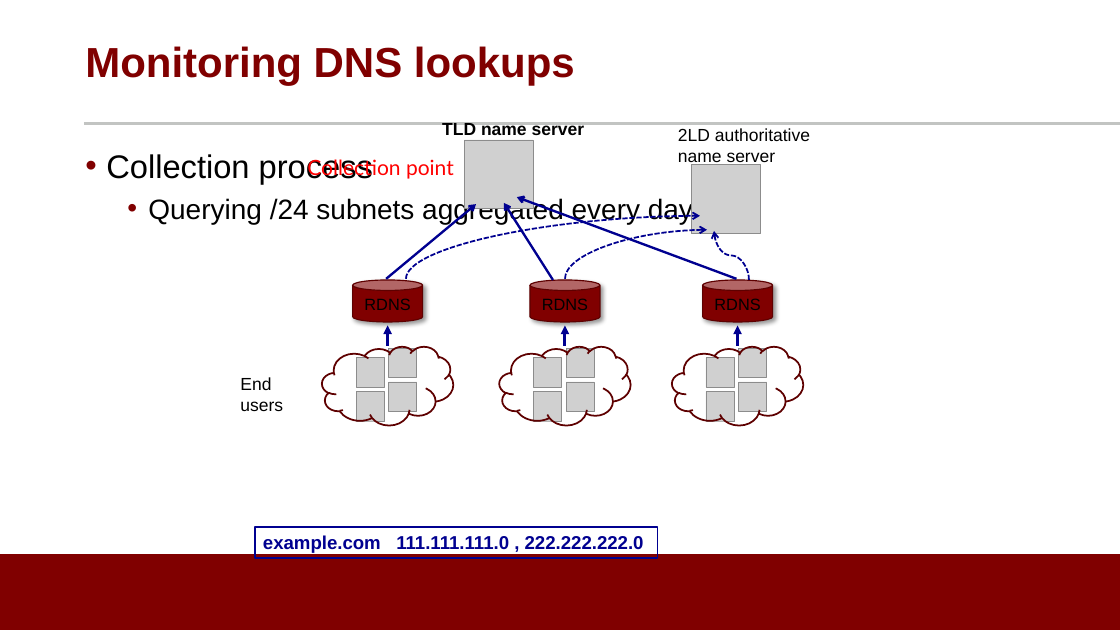
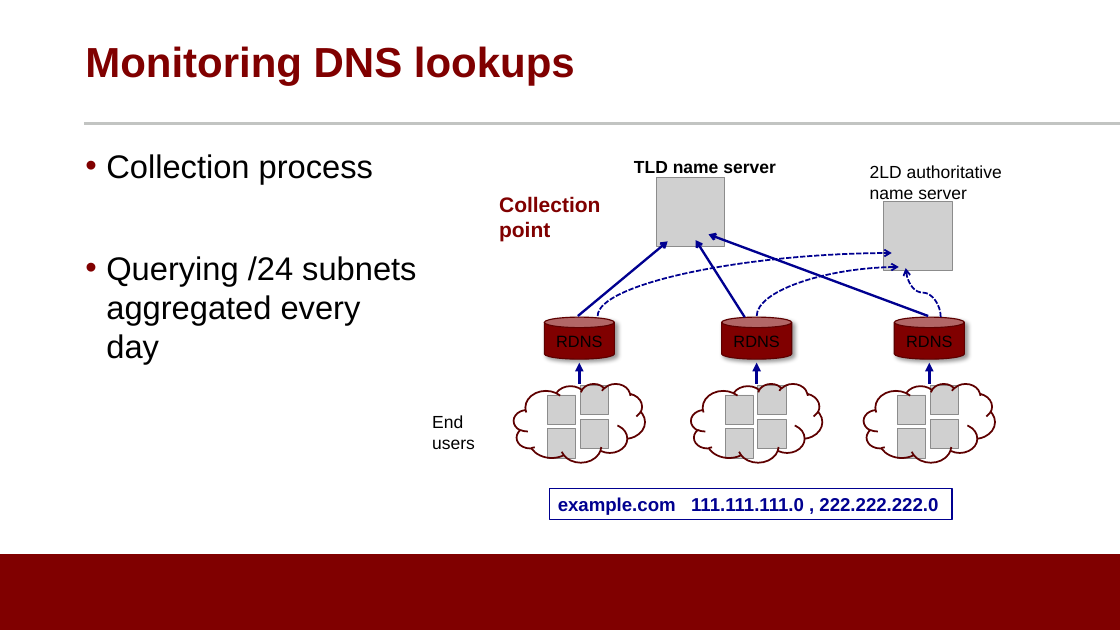
Before and after one commit to noise-lab/ML-Cybersecurity, a slide deck: slide 23 of module-3/ppt/3.2-Supervised Learning.pptx. Drawn at 1120x630 pixels with LibreOffice and Linux fonts; fonts in the diff are those of the drawing; grey boxes stand for pictures; background and template pictures are left out. Boxes give left, top, right and bottom in pixels: in the first picture for what was removed or moved away, otherwise in the second. Text is boxed around its words. In the diff, an @@ line names an element or a change of style, - is before the commit and + after.

```diff
--- a/module-3/ppt/3.2-Supervised Learning.pptx
+++ b/module-3/ppt/3.2-Supervised Learning.pptx
@@ text "Collection point" at <box>499,196,600,242</box>: font Lato to Arial, text colour #FF0000 to #800000, bold on @@
@@ text at <box>106,256,416,364</box>: size 24 to 28 pt in "Querying /24 subnets aggregated every day"; list level 2 to 1 in "Querying /24 subnets aggregated every ..." @@
@@ cylinder "RDNS": place and size @@
-cylinder "RDNS" at <box>702,280,772,322</box>
+cylinder "RDNS" at <box>895,318,965,360</box>
@@ 3 pictures, 3 clouds, 2 cylinders: place and size @@
-3 pictures, 3 clouds, 2 cylinders at <box>322,280,803,425</box>
+3 pictures, 3 clouds, 2 cylinders at <box>514,318,995,463</box>
@@ arrow moved from (387, 326) - (387, 346) to (580, 363) - (580, 384) @@
@@ 11 pictures, 5 arrows, 4 texts, 3 curved arrows: place and size @@
-11 pictures, 5 arrows, 4 texts, 3 curved arrows at <box>240,122,810,421</box>
+11 pictures, 5 arrows, 4 texts, 3 curved arrows at <box>432,161,1002,459</box>
@@ rectangle "example.com 111.111.111.0 , 222.222.222.0": place and size @@
-rectangle "example.com 111.111.111.0 , 222.222.222.0" at <box>255,527,658,558</box>
+rectangle "example.com 111.111.111.0 , 222.222.222.0" at <box>549,489,953,520</box>
```
Also in this commit, not shown: 15 other slides changed.
